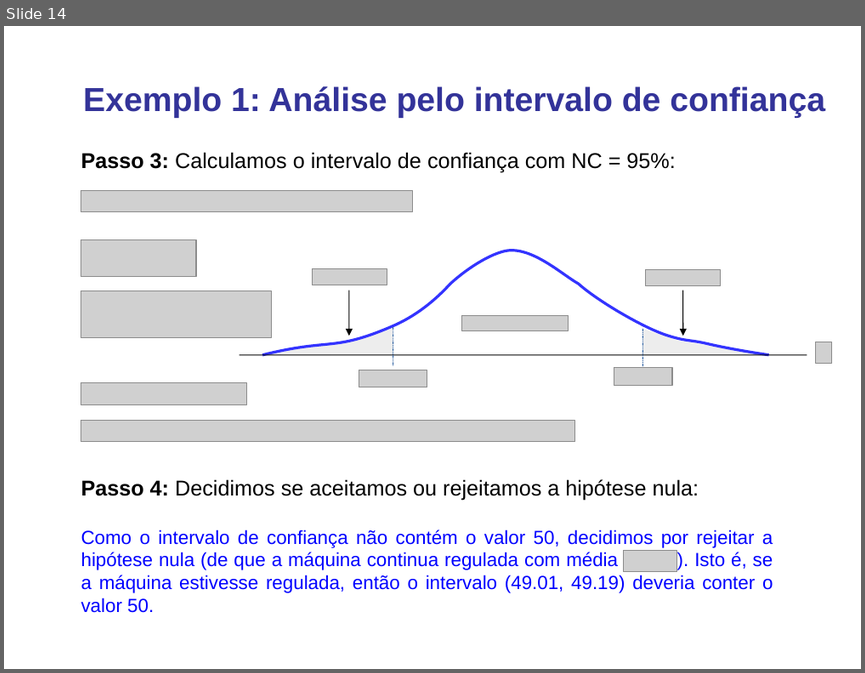
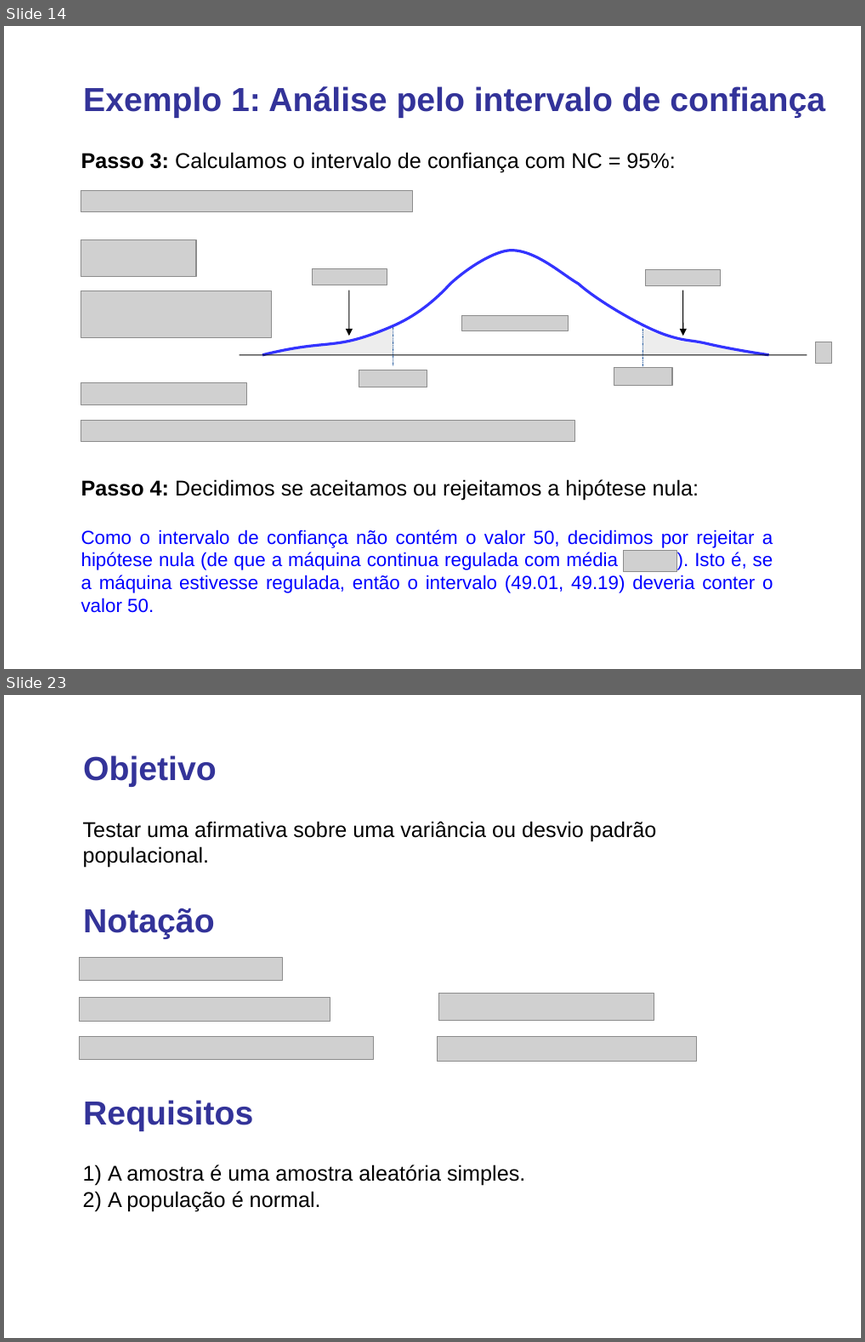
Before and after one commit to lansaviniec/estatistica, a slide deck: 8 teste_de_hipotese.ppt. Shown one above the other, each under a label of ours: slide 14 before the commit, slides 14 and 23 after it; the slides between them are not shown. The pictures are 865x673 and 865x1342 pixels, drawn with LibreOffice and Linux fonts; fonts in the diff are those of the drawing; grey boxes stand for pictures. Boxes give left, top, right and bottom in pixels: in the first picture for what was removed or moved away, otherwise in the second. Text is boxed around its words. In the diff, an @@ line names an element or a change of style, - is before the commit and + after.

```diff
--- a/8 teste_de_hipotese.ppt
+++ b/8 teste_de_hipotese.ppt
@@ slide 23 added at [4,695,861,1338], background #FFFFFF @@
@@ text added at [83,755,216,787], 28 pt, text #333399, bold @@
+Objetivo
@@ text added at [83,821,656,868], 18 pt, text #000000 @@
+Testar uma afirmativa sobre uma variância ou desvio padrão populacional.
@@ text added at [83,907,214,939], 28 pt, text #333399, bold @@
+Notação
@@ picture added at [80,957,282,981] @@
@@ picture added at [80,998,330,1021] @@
@@ picture added at [438,993,653,1020] @@
@@ picture added at [80,1036,373,1060] @@
@@ picture added at [438,1036,696,1061] @@
@@ text added at [83,1100,253,1131], 28 pt, text #333399, bold @@
+Requisitos
@@ text added at [108,1164,525,1211], 18 pt, text #000000 @@
+1) A amostra é uma amostra aleatória simples.
+2) A população é normal.
```
Also in this commit, not shown: 8 slides changed, 11 other slides added, 1 slide removed, 1 other file.
